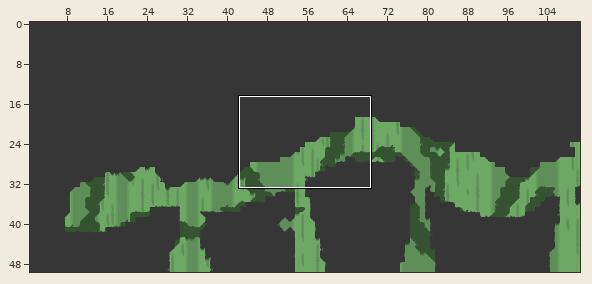
Two versions of a level (Tiled map, Game/maps/TiledMap_2.tmx). The first picture is a wide view before the edit; the outline marks the close-up.
Close-up. Earlier state:
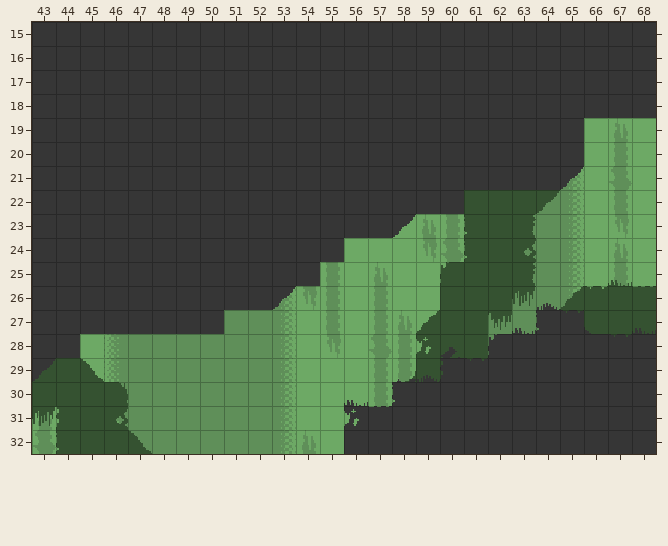
Cells are 16x16 px. Shown: x 43..68, y 15..32. The commit also changed other parts of the map, which this record leaves out.
After the commit:
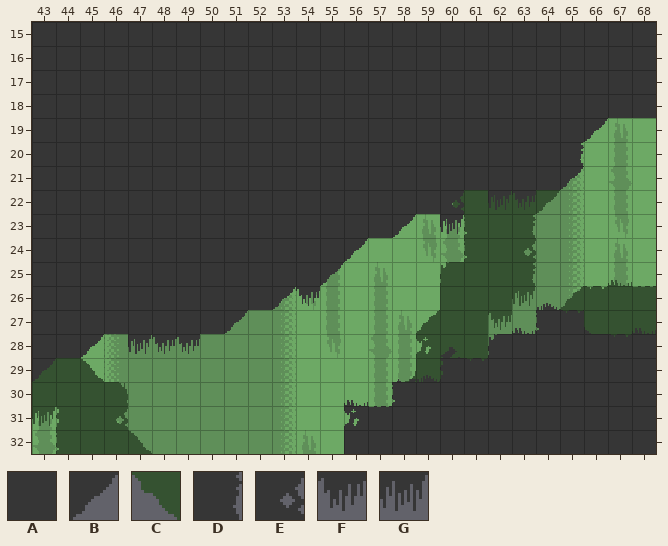
Key: from "1a Capa": A 0, B 19, C 22, D 25, E 41, F 48, G 49.
_ is an empty cell.
The edit:
Layer "2nd Layer":
There is now tile C in row 22 at x 60.
Layer "1st Layer":
There is now tile B in row 19 at x 66; in row 24 at x 56; in row 25 at x 55; in row 27 at x 51; in row 28 at x 45.
The edit turns tile A into tile D in row 20 at x 65.
The edit turns tile A into tile E in row 22 at x 60.
There is now tile F in row 22 at x 63; in row 26 at x 54; in row 28 at x 48 to 49.
There is now tile G in row 22 at x 62; in row 23 at x 60; in row 28 at x 47.
